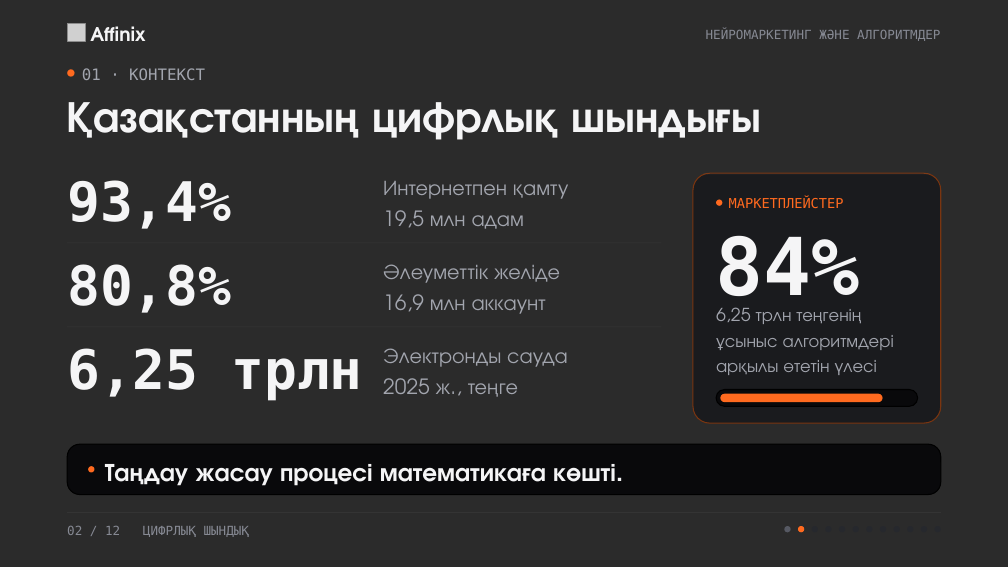
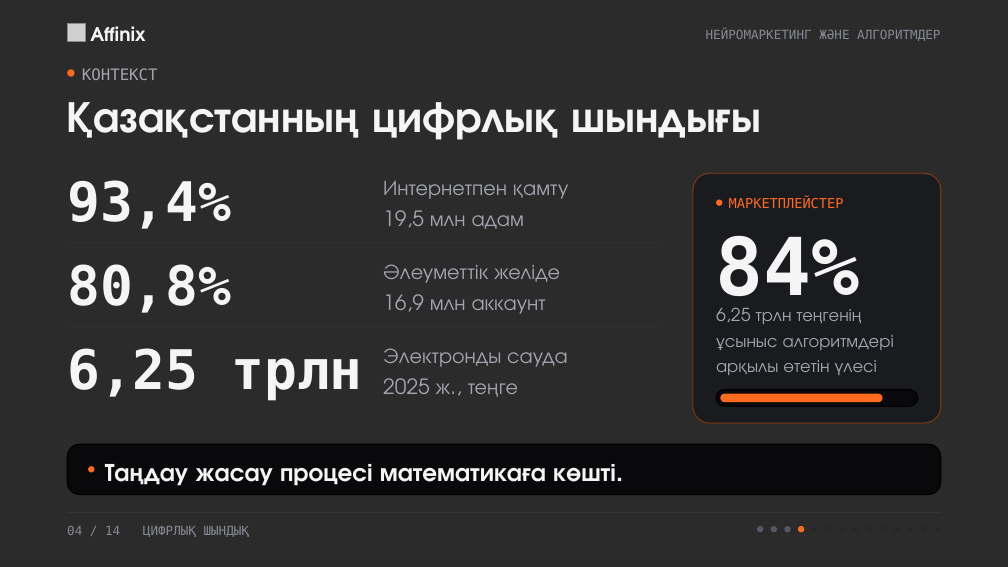
Before and after one commit to NUREKE178/affinix, a slide deck: slide 4 of presentation/neuromarketing/neuromarketing.pptx (slide 2 before the commit). Drawn at 1008x567 pixels with LibreOffice and Linux fonts; fonts in the diff are those of the drawing; grey boxes stand for pictures; background and template pictures are left out; a plain dark background stands for a picture behind light text. Boxes give left, top, right and bottom in pixels: in the first picture for what was removed or moved away, otherwise in the second. Text is boxed around its words. In the diff, an @@ line names an element or a change of style, - is before the commit and + after.

```diff
--- a/presentation/neuromarketing/neuromarketing.pptx
+++ b/presentation/neuromarketing/neuromarketing.pptx
@@ text at [82,68,158,80]: text changed @@
-01 · КОНТЕКСТ
+КОНТЕКСТ
@@ text at [67,526,249,537]: text changed @@
-02 / 12 ЦИФРЛЫҚ ШЫНДЫҚ
+04 / 14 ЦИФРЛЫҚ ШЫНДЫҚ
@@ ellipse added at [757,526,763,532], fill #565963 @@
@@ ellipse added at [771,526,777,532], fill #565963 @@
```
Also in this commit, not shown: 11 other slides changed, 2 slides added, 7 other files.
